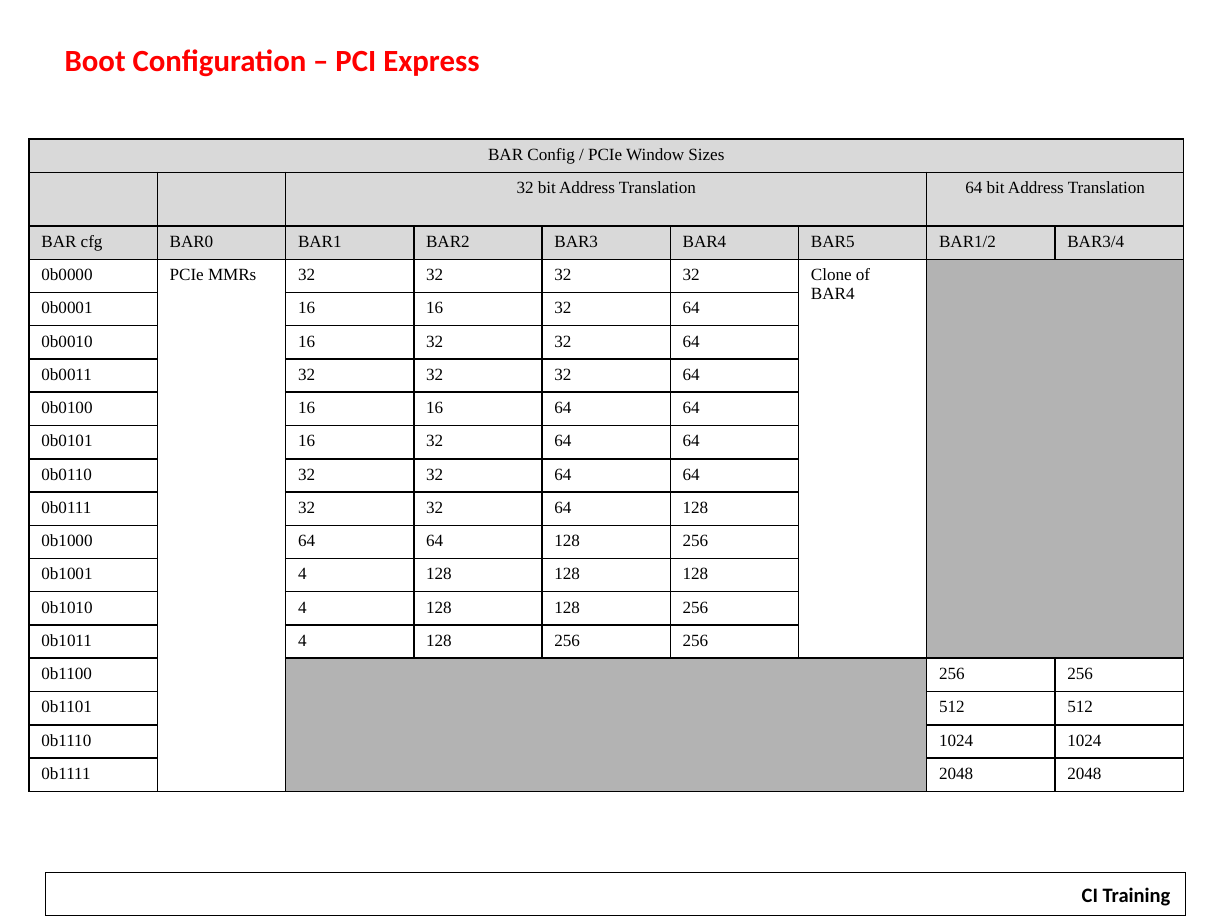
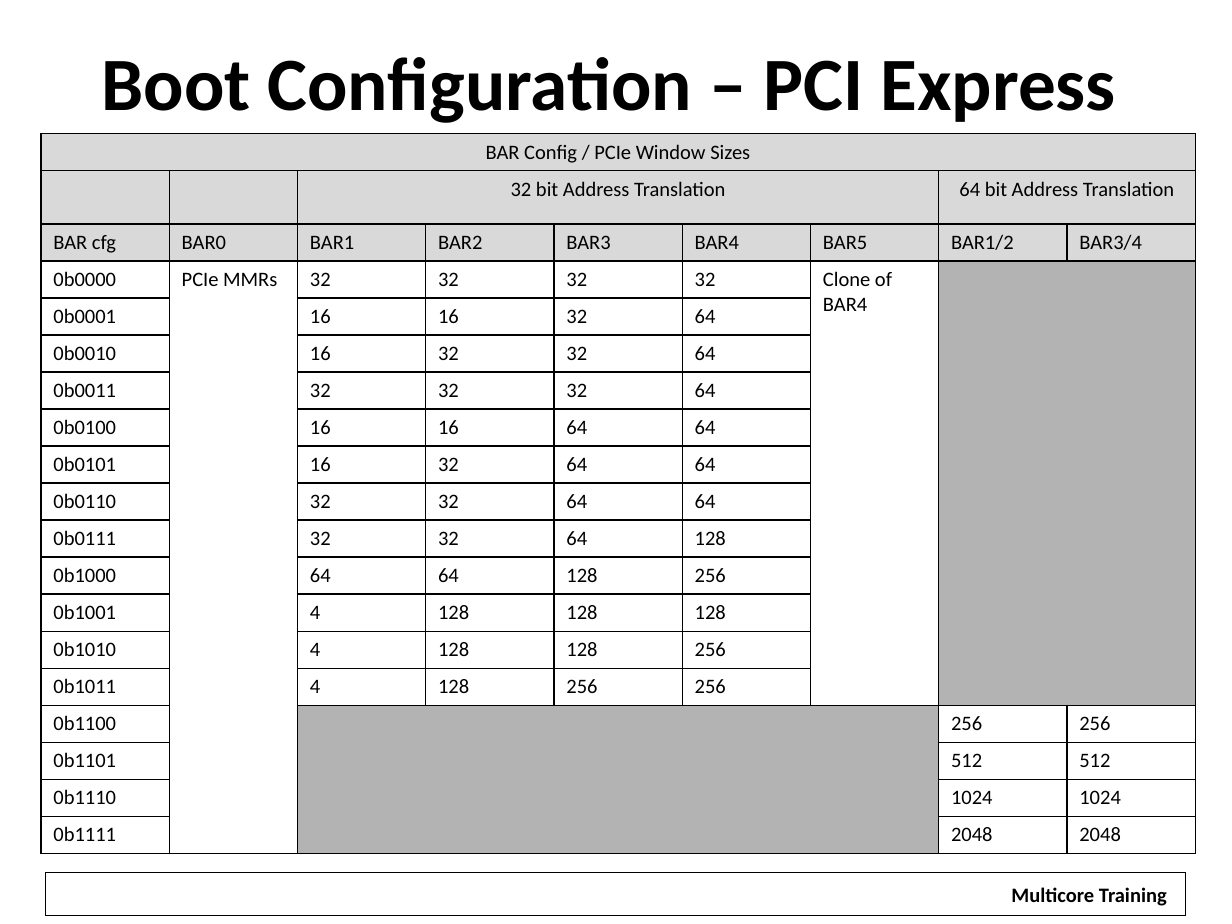
Before and after one commit to hari1989/keystone-workshop, a slide deck: slide 17 of slides/Keystone Bootloader.pptx. Drawn at 1232x924 pixels with LibreOffice and Linux fonts; fonts in the diff are those of the drawing; background and template pictures are left out. Boxes give left, top, right and bottom in pixels: in the first picture for what was removed or moved away, otherwise in the second. Text is boxed around its words. In the diff, an @@ line names an element or a change of style, - is before the commit and + after.

Commit message:
Updates for London Training

```diff
--- a/slides/Keystone Bootloader.pptx
+++ b/slides/Keystone Bootloader.pptx
@@ text "Boot Configuration – PCI Express": place and size @@
-text "Boot Configuration – PCI Express" at (65,49,479,77)
+text "Boot Configuration – PCI Express" at (101,57,1116,123)
@@ text "Boot Configuration – PCI Express" at (101,57,1116,123): size 18 to 44 pt, text colour #FF0000 to #000000; alignment left to centre; less space between paragraphs @@
@@ table at (41,133,1194,853) @@
@@ size 10 to 12 pt, font Times New Roman to Calibri @@
@@ table: place and size @@
-table at (30,139,1183,792)
+table at (41,133,1194,853)
@@ rectangle "Multicore Training": place and size @@
-rectangle "Multicore Training" at (1068,876,1184,913)
+rectangle "Multicore Training" at (998,876,1180,913)
@@ text in rectangle at (1011,887,1167,906): text changed @@
-CI Training
+Multicore Training
```
Also in this commit, not shown: 30 other slides changed, 1 slide removed, 14 other files.
